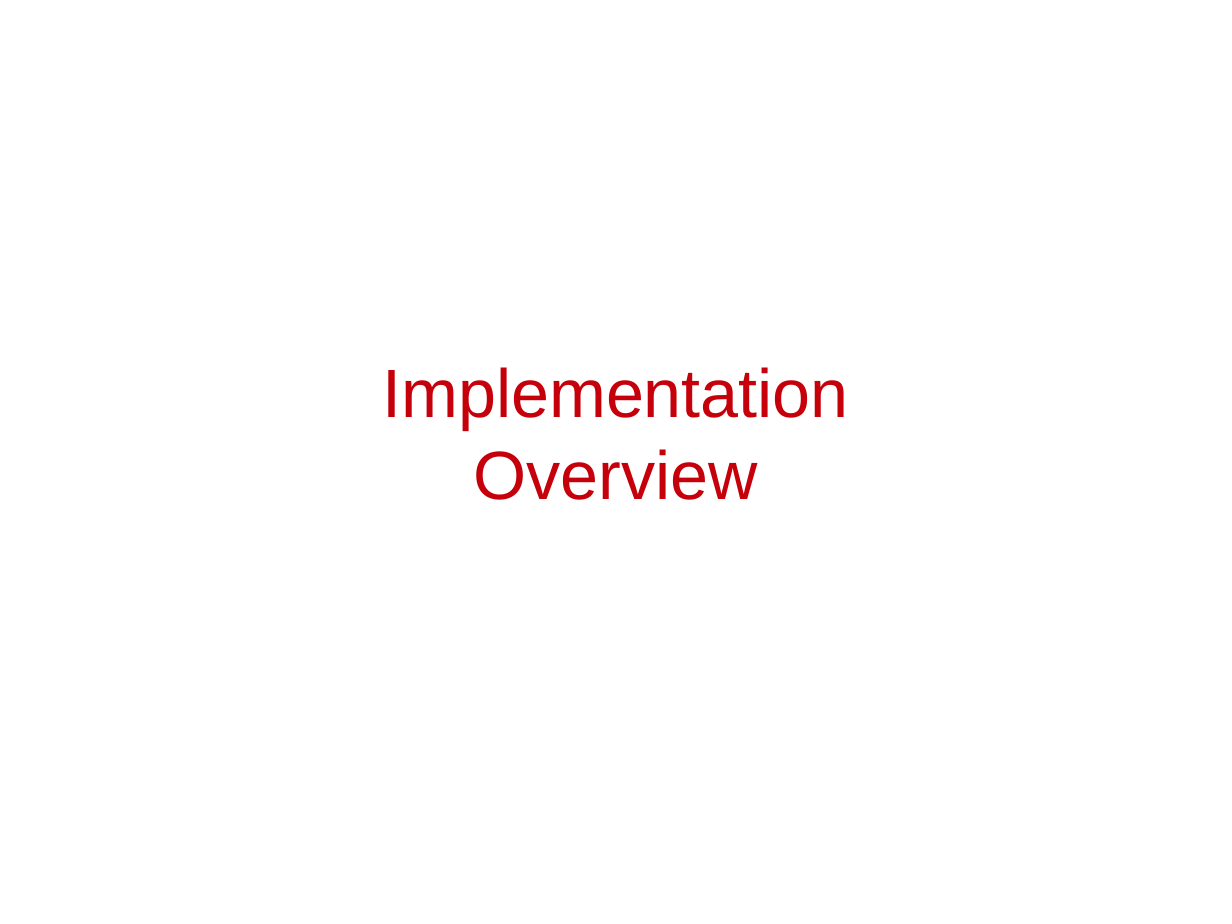
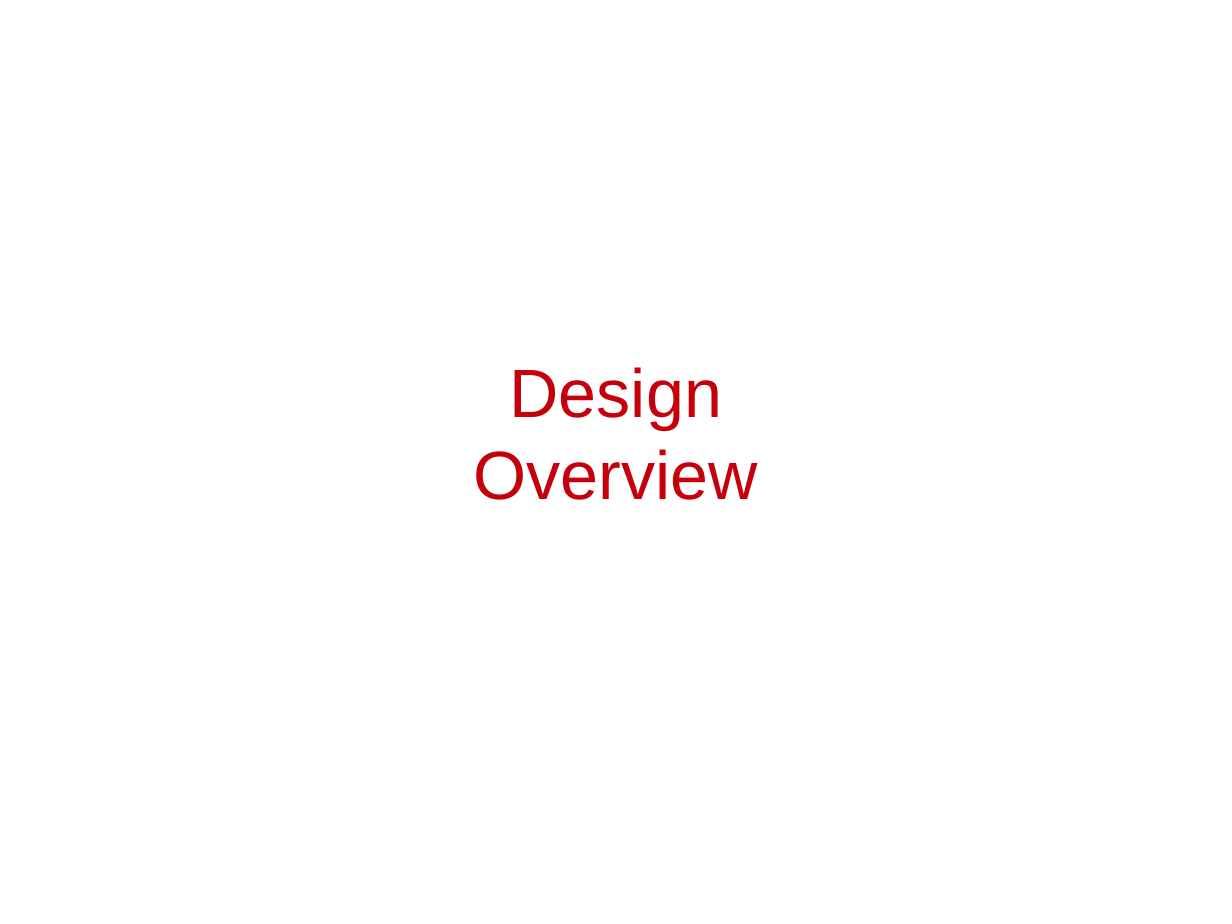
Before and after one commit to cschreiner/kindsicher, a slide deck: slide 11 of proj/presentation_dec09/combined.odp. Drawn at 1232x924 pixels with LibreOffice and Linux fonts; fonts in the diff are those of the drawing. Boxes give left, top, right and bottom in pixels: in the first picture for what was removed or moved away, otherwise in the second. Text is boxed around its words. In the diff, an @@ line names an element or a change of style, - is before the commit and + after.

```diff
--- a/proj/presentation_dec09/combined.odp
+++ b/proj/presentation_dec09/combined.odp
@@ subtitle at (x1=510, y1=367, x2=722, y2=430): text changed @@
-Implementation
+Design
```
Also in this commit, not shown: 1 other slide changed, 12 slides added.
